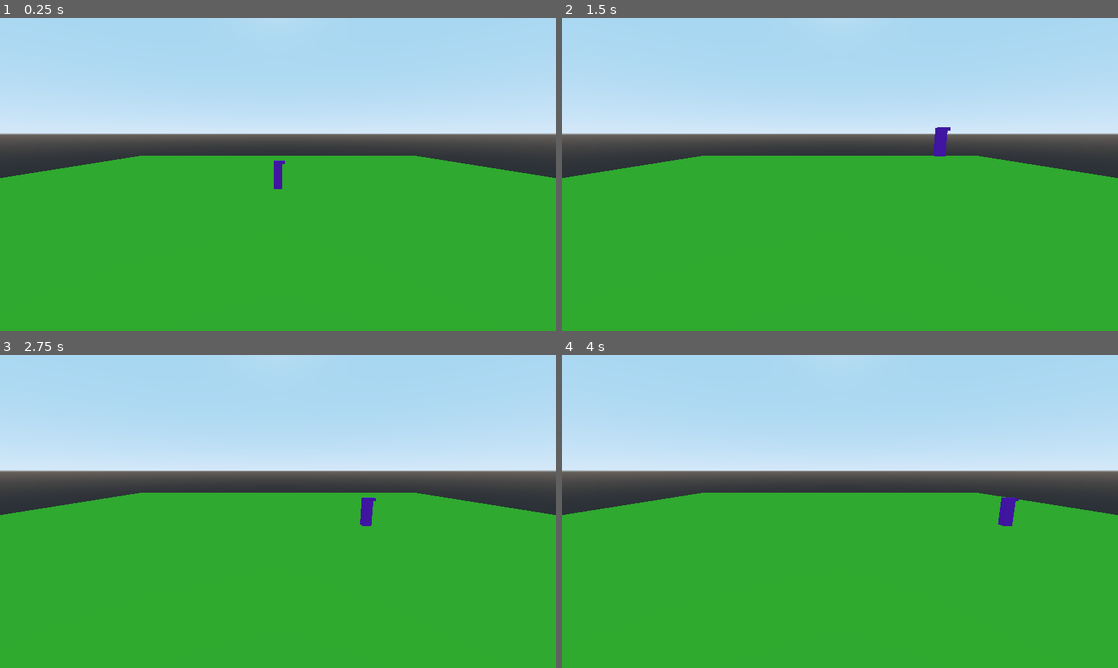
Above: before the commit, frames 1-4 (two rows, left to right).
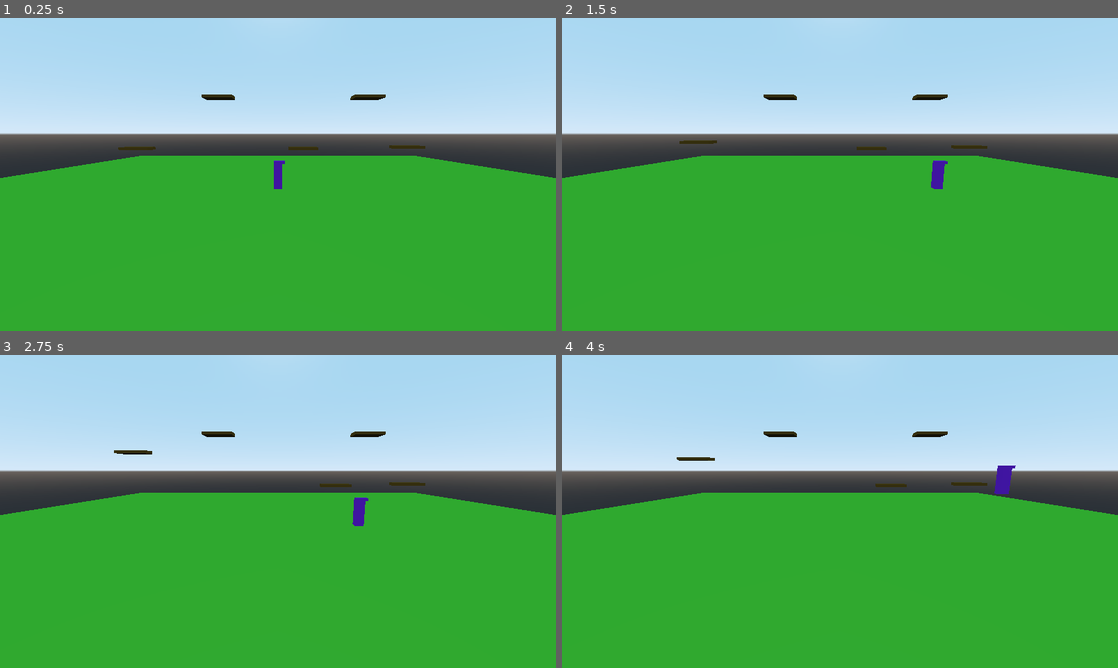
Above: after the commit, the same moments.

Repository: dsaltares/ludumdare-47
Game: Godot game, scene res://DavidPlayground.tscn
The game is run twice, just before and just after one commit, with the same random seed, the same clock (stepped at 60 frames per second) and the same inputs.
Inputs:
- Up to frame 1 (0.25 s): no input
- Up to frame 2 (1.5 s): tap Enter at 0.5 s; hold D (move_right) 0.53-1.28 s; tap Space (jump) at 0.77 s; hold A (move_left) from 1.28 s (still down)
- Up to frame 3 (2.75 s): tap Space (jump) at 1.52 s; release A (move_left) at 2.03 s; hold D (move_right) from 2.03 s (still down)
- Up to frame 4 (4 s): tap Space (jump) at 3.02, 3.77 s; release D (move_right) at 3.53 s; hold A (move_left) from 3.53 s (still down)

The runs differ from the first frame. In frame 1, 0.4% of the frame differs, in the area x 21-77%, y 24-43%; in frame 2, 0.8%; in frame 3, 0.7%; in frame 4, 0.9%, in the area x 20-83%, y 24-55%.

Commit message:
player controller handles platforms and moving platforms

Diff:
--- a/game/DavidPlayground.tscn
+++ b/game/DavidPlayground.tscn
@@ -1,8 +1,9 @@
-[gd_scene load_steps=4 format=2]
+[gd_scene load_steps=5 format=2]
 
 [ext_resource path="res://Player/Player.tscn" type="PackedScene" id=1]
 [ext_resource path="res://Environment/Ground.tscn" type="PackedScene" id=2]
-[ext_resource path="res://Environment/Ground.tres" type="Material" id=3]
+[ext_resource path="res://Environment/MovingPlatform.tscn" type="PackedScene" id=3]
+[ext_resource path="res://Environment/Platform.tscn" type="PackedScene" id=4]
 
 [node name="Root" type="Spatial"]
 
@@ -11,7 +12,22 @@
 [node name="Environment" type="Spatial" parent="."]
 
 [node name="Ground" parent="Environment" instance=ExtResource( 2 )]
-material/0 = ExtResource( 3 )
+
+[node name="MovingPlatform" parent="Environment" instance=ExtResource( 3 )]
+transform = Transform( 1, 0, 0, 0, 1, 0, 0, 0, 1, 1.77242, 2.88622, 0 )
+
+[node name="MovingPlatform2" parent="Environment" instance=ExtResource( 3 )]
+transform = Transform( 1, 0, 0, 0, 1, 0, 0, 0, 1, -9.96998, 2.88622, 0 )
+move_to = Vector3( 0, 3, 0 )
+
+[node name="Platform2" parent="Environment" instance=ExtResource( 4 )]
+transform = Transform( 1, 0, 0, 0, 1, 0, 0, 0, 1, 9.12596, 2.98693, 0 )
+
+[node name="Platform3" parent="Environment" instance=ExtResource( 4 )]
+transform = Transform( 1, 0, 0, 0, 1, 0, 0, 0, 1, 6.10988, 6.37467, 0 )
+
+[node name="Platform4" parent="Environment" instance=ExtResource( 4 )]
+transform = Transform( 1, 0, 0, 0, 1, 0, 0, 0, 1, -4.04324, 6.37467, 0 )
 
 [node name="Camera" type="Camera" parent="."]
 transform = Transform( 1, 0, 0, 0, 0.983954, 0.178424, 0, -0.178424, 0.983954, 0, 3.90426, 15.9204 )
--- a/game/Environment/Ground.tscn
+++ b/game/Environment/Ground.tscn
@@ -1,4 +1,6 @@
-[gd_scene load_steps=3 format=2]
+[gd_scene load_steps=4 format=2]
+
+[ext_resource path="res://Environment/Ground.tres" type="Material" id=1]
 
 [sub_resource type="CubeMesh" id=1]
 size = Vector3( 50, 0.2, 50 )
@@ -9,7 +11,7 @@
 [node name="Ground" type="MeshInstance"]
 transform = Transform( 1, 0, 0, 0, 1, 0, 0, 0, 1, 0, -0.1, 0 )
 mesh = SubResource( 1 )
-material/0 = null
+material/0 = ExtResource( 1 )
 
 [node name="StaticBody" type="StaticBody" parent="."]
 
--- /dev/null
+++ b/game/Environment/MovingPlatform.gd
@@ -0,0 +1,39 @@
+extends KinematicBody
+
+export var idle_duration := 1.0
+export var move_to := Vector3.RIGHT * 3
+export var time := 2.0
+
+onready var tween := $Tween
+
+var follow := Vector3.ZERO
+
+func _ready() -> void:
+	follow = translation
+	init_tween()
+
+func init_tween() -> void:
+	tween.interpolate_property(
+		self,
+		"follow",
+		translation,
+		translation + move_to,
+		time,
+		Tween.TRANS_LINEAR,
+		Tween.EASE_IN_OUT,
+		idle_duration
+	)
+	tween.interpolate_property(
+		self,
+		"follow",
+		translation + move_to,
+		translation,
+		time,
+		Tween.TRANS_LINEAR,
+		Tween.EASE_IN_OUT,
+		idle_duration + time
+	)
+	tween.start()
+
+func _physics_process(delta: float) -> void:
+	translation = translation.linear_interpolate(follow, 0.075)
--- /dev/null
+++ b/game/Environment/MovingPlatform.tscn
@@ -0,0 +1,11 @@
+[gd_scene load_steps=3 format=2]
+
+[ext_resource path="res://Environment/Platform.tscn" type="PackedScene" id=1]
+[ext_resource path="res://Environment/MovingPlatform.gd" type="Script" id=2]
+
+[node name="Platform" instance=ExtResource( 1 )]
+script = ExtResource( 2 )
+
+[node name="Tween" type="Tween" parent="." index="2"]
+repeat = true
+playback/repeat = true
--- /dev/null
+++ b/game/Environment/Platform.tres
@@ -0,0 +1,4 @@
+[gd_resource type="SpatialMaterial" format=2]
+
+[resource]
+albedo_color = Color( 0.388235, 0.27451, 0.0627451, 1 )
--- /dev/null
+++ b/game/Environment/Platform.tscn
@@ -0,0 +1,18 @@
+[gd_scene load_steps=4 format=2]
+
+[ext_resource path="res://Environment/Platform.tres" type="Material" id=1]
+
+[sub_resource type="CubeMesh" id=2]
+size = Vector3( 2, 0.2, 1 )
+
+[sub_resource type="BoxShape" id=3]
+extents = Vector3( 1, 0.1, 0.5 )
+
+[node name="Platform" type="KinematicBody"]
+
+[node name="MeshInstance" type="MeshInstance" parent="."]
+mesh = SubResource( 2 )
+material/0 = ExtResource( 1 )
+
+[node name="CollisionShape" type="CollisionShape" parent="."]
+shape = SubResource( 3 )
